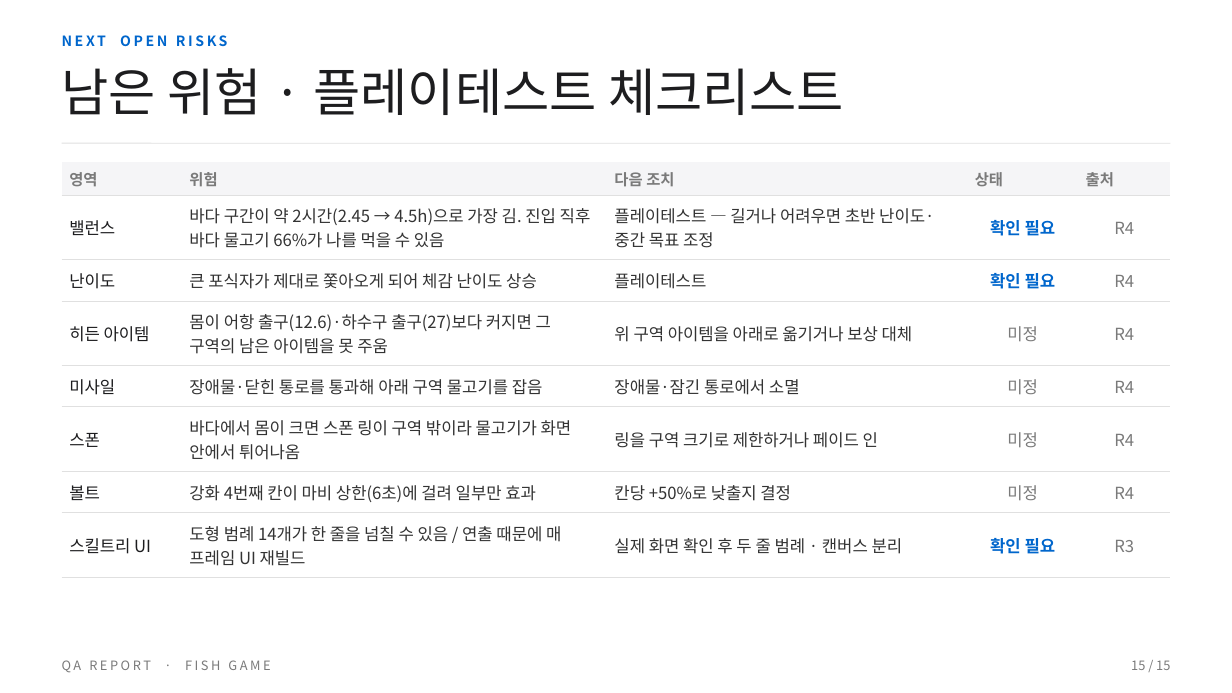
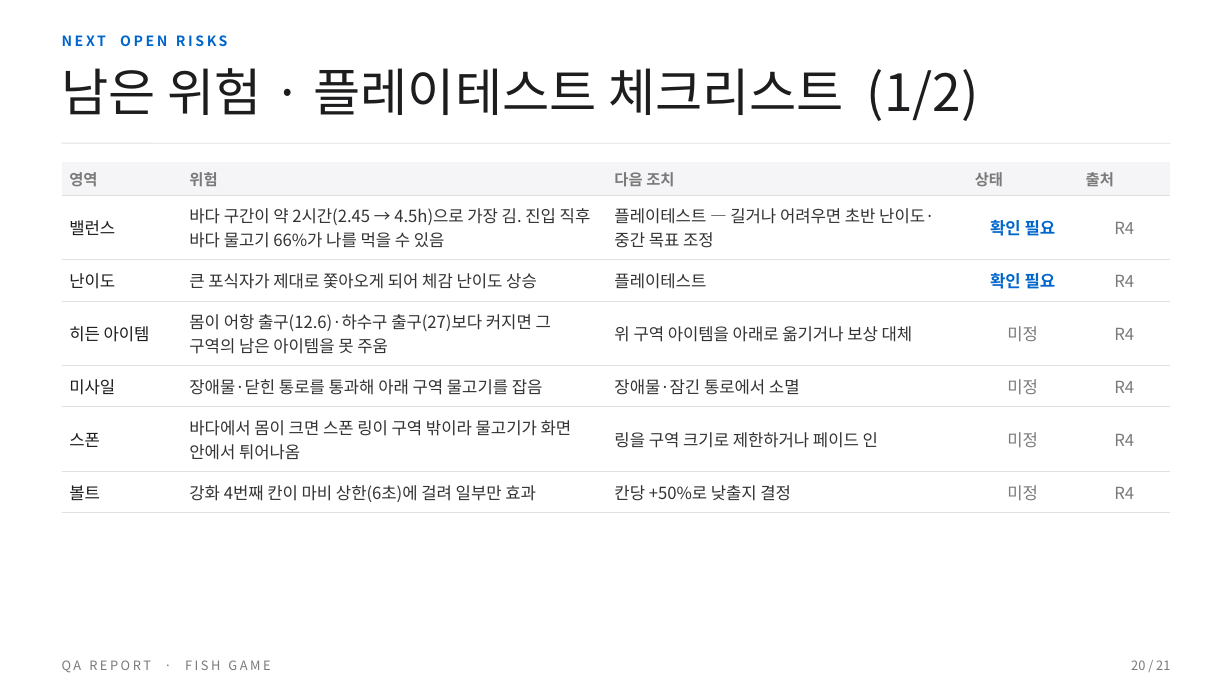
Before and after one commit to BSH0401/fishing, a slide deck: slide 20 of Docs/QA/물고기게임_QA리포트.pptx (slide 15 before the commit). Drawn at 1232x693 pixels with LibreOffice and Linux fonts; fonts in the diff are those of the drawing. Boxes give left, top, right and bottom in pixels: in the first picture for what was removed or moved away, otherwise in the second. Text is boxed around its words. In the diff, an @@ line names an element or a change of style, - is before the commit and + after.

```diff
--- a/Docs/QA/물고기게임_QA리포트.pptx
+++ b/Docs/QA/물고기게임_QA리포트.pptx
@@ text at <box>62,68,979,121</box>: text changed @@
-남은 위험 · 플레이테스트 체크리스트
+남은 위험 · 플레이테스트 체크리스트 (1/2)
@@ table at <box>62,162,1171,506</box> @@
-row 8: 스킬트리 UI | 도형 범례 14개가 한 줄을 넘칠 수 있음 / 연출 때문에 매 프레임 UI 재빌드 | 실제 화면 확인 후 두 줄 범례 · 캔버스 분리 | 확인 필요 | R3
@@ text at <box>1131,660,1170,670</box>: text changed @@
-15 / 15
+20 / 21
```
Also in this commit, not shown: 14 other slides changed, 6 slides added, 35 other files.
